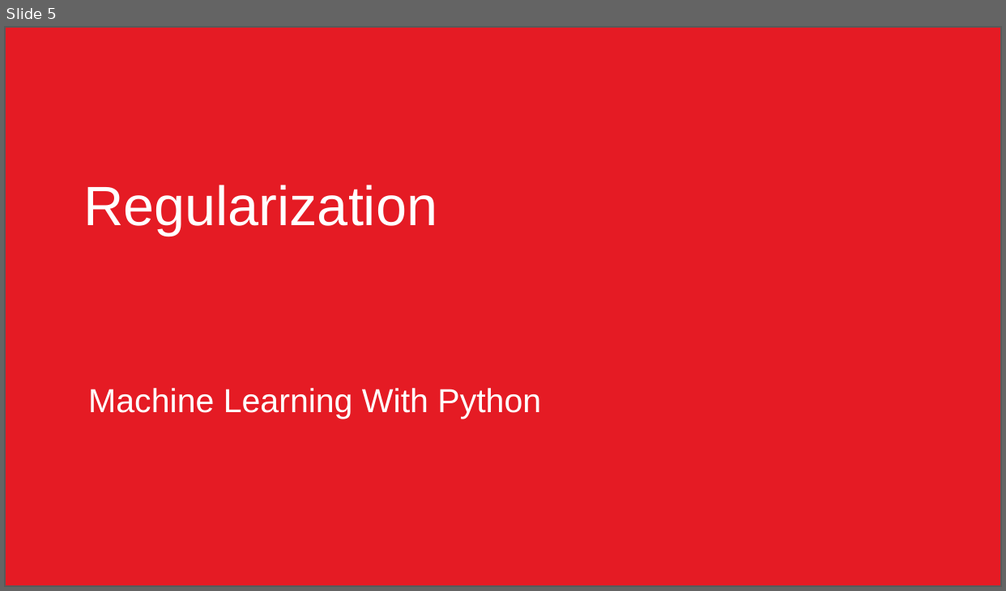
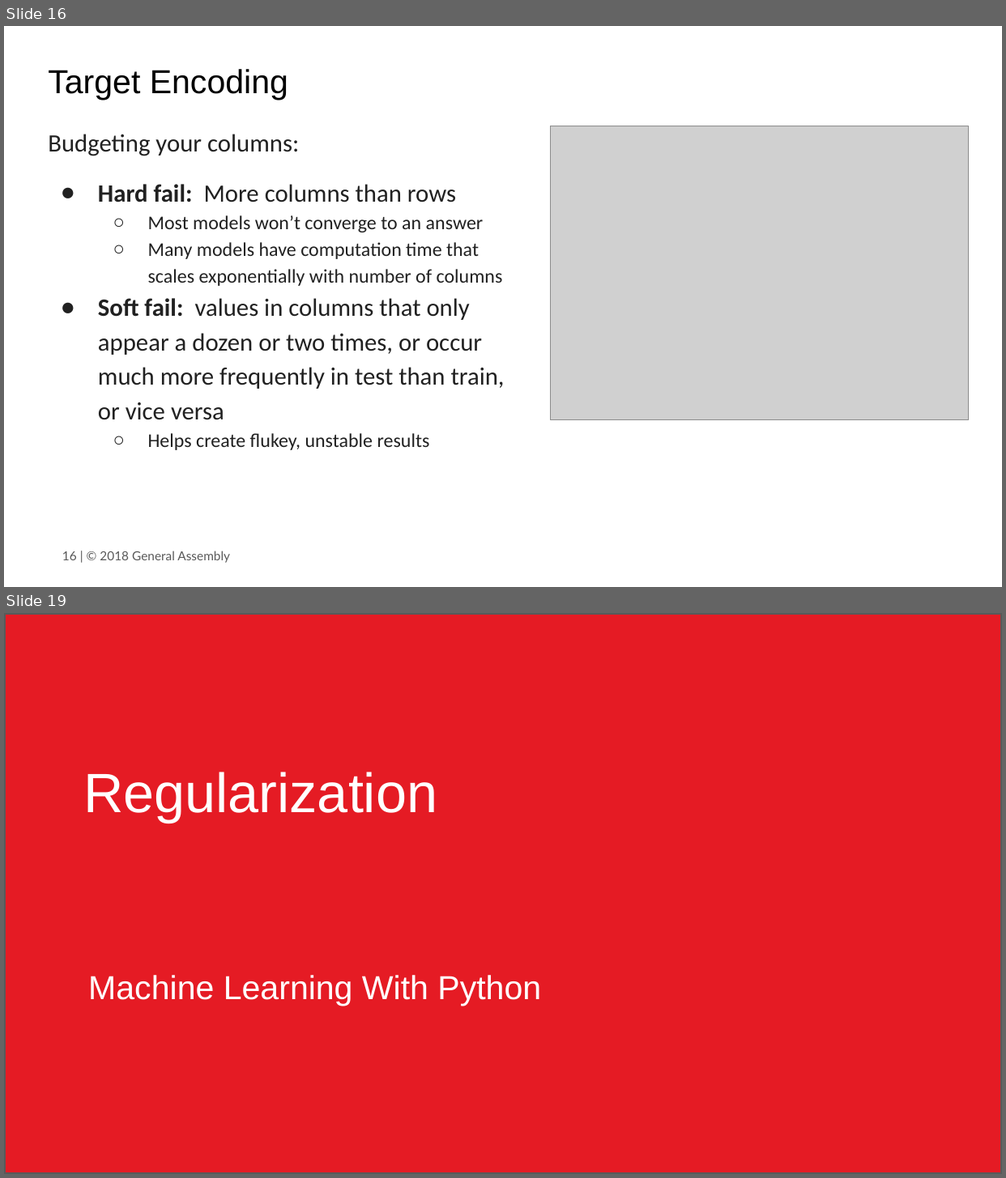
Before and after one commit to JonathanBechtel/DAT-10-14, a slide deck: class material/Unit3/Class13/DAT Class 13.pptx. Shown one above the other, each under a label of ours: slide 5 before the commit, slides 16 and 19 after it; the slides between them are not shown. The pictures are 1006x591 and 1006x1178 pixels, drawn with LibreOffice and Linux fonts; fonts in the diff are those of the drawing; grey boxes stand for pictures; background and template pictures are left out. Boxes give left, top, right and bottom in pixels: in the first picture for what was removed or moved away, otherwise in the second. Text is boxed around its words. In the diff, an @@ line names an element or a change of style, - is before the commit and + after.

```diff
--- a/class material/Unit3/Class13/DAT Class 13.pptx
+++ b/class material/Unit3/Class13/DAT Class 13.pptx
@@ slide 16 added at (4,26,1002,587), background #FFFFFF @@
@@ title added at (48,69,288,100), 24 pt, text #000000 @@
+Target Encoding
@@ text added at (48,134,505,450), 18 pt, text #212121 @@
+Budgeting your columns:
+● Hard fail: More columns than rows
+  ○ Most models won’t converge to an answer
+  ○ Many models have computation time that scales exponentially with number of columns
+● Soft fail: values in columns that only appear a dozen or two times, or occur much more frequently in test than train, or vice versa
+  ○ Helps create flukey, unstable results
@@ picture added at (551,126,969,420) @@
@@ text added at (62,551,230,563), 9 pt, text #595959 @@
+16 | © 2018 General Assembly
@@ what was slide 5 is now slide 19 @@
```
Also in this commit, not shown: 1 slide changed, 15 other slides added, 2 slides removed, 13 other files.
